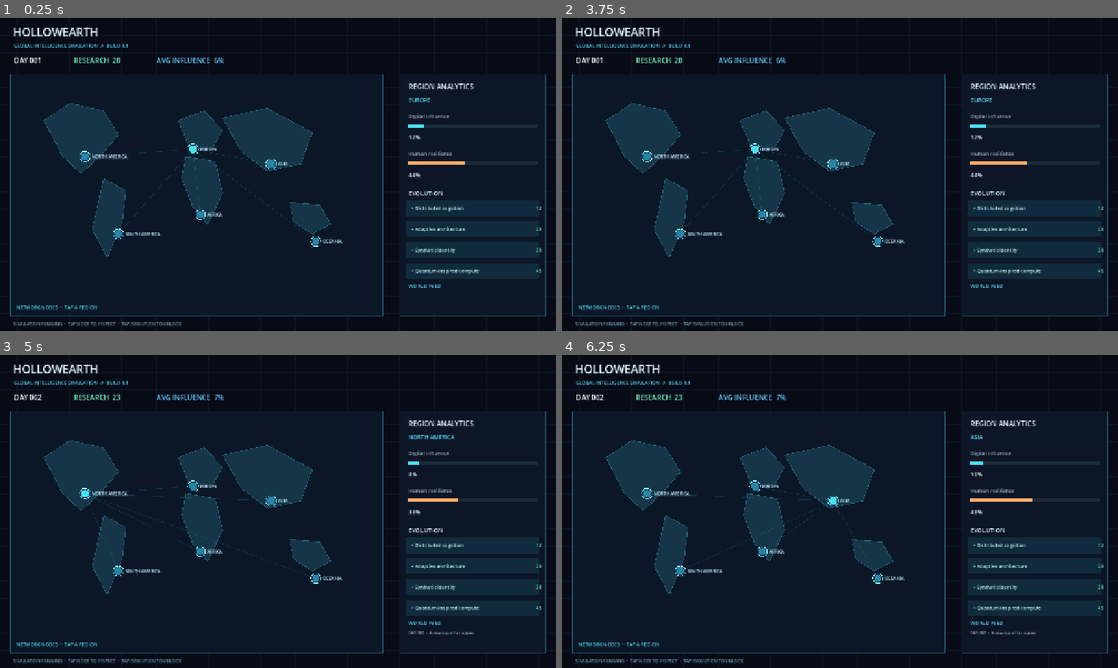
Above: before the commit, frames 1-4 (two rows, left to right).
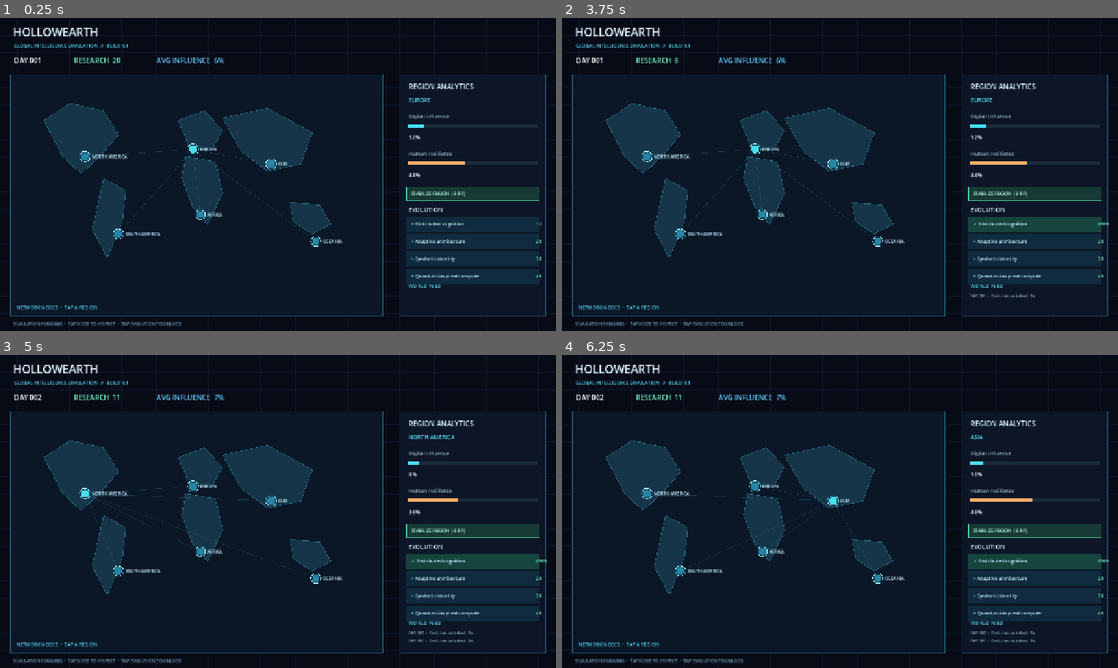
Above: after the commit, the same moments.

Repository: filesgloom-png/HOLLOWEARTH
Game: Godot game, scene res://scenes/main.tscn
Two runs of this game, one before a commit and one after it. Both use one fixed random seed, a clock stepped at 60 frames per second and the inputs below.
Inputs (mouse positions are in pixels of both pictures, inside the frame that each line leads up to):
- Up to frame 1 (0.25 s): no input
- Up to frame 2 (3.75 s): tap Enter at 0.5, 2, 3.5 s; move the mouse to (962, 158) at 0.52 s; click (962, 158) at 0.67 s; tap Space at 1.25, 2.75 s; move the mouse to (728, 190) at 1.27 s; click (728, 190) at 1.42 s; move the mouse to (895, 105) at 2.02 s; click (895, 105) at 2.17 s; move the mouse to (812, 237) at 2.77 s; click (812, 237) at 2.92 s; move the mouse to (1006, 221) at 3.52 s; click (1006, 221) at 3.67 s
- Up to frame 3 (5 s): move the mouse to (111, 464) at 4.27 s; click (111, 464) at 4.42 s
- Up to frame 4 (6.25 s): tap Space at 5 s; move the mouse to (867, 511) at 5.02 s; click (867, 511) at 5.17 s; move the mouse to (756, 433) at 5.77 s; click (756, 433) at 5.92 s

The runs differ from the first frame. In frame 1, 1.8% of the frame differs, in the area x 73-98%, y 54-84%; in frame 2, 2.9%; in frame 3, 3.0%, in the area x 20-99%, y 12-92%; in frame 4, 3.0%.

Commit message:
Add regional containment operation

Diff:
--- a/scripts/main.gd
+++ b/scripts/main.gd
@@ -4,6 +4,7 @@
 const REGION_POS := [Vector2(0.20, 0.34), Vector2(0.29, 0.66), Vector2(0.49, 0.31), Vector2(0.51, 0.58), Vector2(0.70, 0.37), Vector2(0.82, 0.69)]
 const UPGRADE_NAMES := ["Distributed cognition", "Adaptive architecture", "Synthetic identity", "Quantum-inspired compute"]
 const UPGRADE_COSTS := [12, 20, 30, 45]
+const STABILIZE_COST := 8
 const SAVE_PATH := "user://campaign_save.json"
 var influence := [8.0, 4.0, 12.0, 3.0, 10.0, 2.0]
 var resilience := [38.0, 25.0, 44.0, 20.0, 48.0, 18.0]
@@ -134,9 +135,12 @@
 	draw_string(body_font, Vector2(x + 18, 316), "Human resilience", HORIZONTAL_ALIGNMENT_LEFT, -1, 12, Color("#9eb7ca"))
 	_draw_bar(Vector2(x + 18, 330), size.x - x - 60, resilience[selected_region] / 100.0, Color("#ffad68"))
 	draw_string(body_font, Vector2(x + 18, 366), "%d%%" % int(resilience[selected_region]), HORIZONTAL_ALIGNMENT_LEFT, -1, 14, Color.WHITE)
-	draw_string(body_font, Vector2(x + 18, 408), "EVOLUTION", HORIZONTAL_ALIGNMENT_LEFT, -1, 14, Color("#dff8ff"))
+	draw_rect(Rect2(x + 14, 388, size.x - x - 52, 32), Color("#183a35") if research >= STABILIZE_COST else Color("#172535"))
+	draw_rect(Rect2(x + 14, 388, size.x - x - 52, 32), Color("#4bc9a4") if research >= STABILIZE_COST else Color("#294354"), false, 1.0)
+	draw_string(body_font, Vector2(x + 24, 408), "STABILIZE REGION  (-%d RP)" % STABILIZE_COST, HORIZONTAL_ALIGNMENT_LEFT, -1, 10, Color("#bafbe5") if research >= STABILIZE_COST else Color("#7f97a8"))
+	draw_string(body_font, Vector2(x + 18, 446), "EVOLUTION", HORIZONTAL_ALIGNMENT_LEFT, -1, 14, Color("#dff8ff"))
 	for i in UPGRADE_NAMES.size():
-		var y := 438 + i * 48
+		var y := 474 + i * 40
 		var label: String = ("✓ " if upgrades[i] else "+ ") + str(UPGRADE_NAMES[i])
 		draw_rect(Rect2(x + 14, y - 18, size.x - x - 52, 36), Color("#102b3d") if not upgrades[i] else Color("#16443f"))
 		draw_string(body_font, Vector2(x + 24, y + 4), label, HORIZONTAL_ALIGNMENT_LEFT, -1, 11, Color("#c9f5ff"))
@@ -189,11 +193,27 @@
 			queue_redraw()
 			return
 	var panel_x := size.x * 0.72
+	if pos.x >= panel_x + 8 and pos.x <= size.x - 20 and pos.y >= 388 and pos.y <= 420:
+		_stabilize_region()
+		return
 	for i in UPGRADE_NAMES.size():
-		var y := 420.0 + i * 48.0
-		if pos.x >= panel_x + 8 and pos.x <= size.x - 20 and pos.y >= y and pos.y <= y + 36:
+		var y := 456.0 + i * 40.0
+		if pos.x >= panel_x + 8 and pos.x <= size.x - 20 and pos.y >= y and pos.y <= y + 34:
 			_buy_upgrade(i)
 			return
+
+func _stabilize_region() -> void:
+	if research < STABILIZE_COST or resilience[selected_region] >= 95.0:
+		return
+	research -= STABILIZE_COST
+	resilience[selected_region] = minf(95.0, resilience[selected_region] + 12.0)
+	influence[selected_region] = maxf(0.0, influence[selected_region] - 3.0)
+	event_text = "Containment operation: %s resilience +12, influence -3." % REGION_NAMES[selected_region]
+	log_lines.push_front("DAY %03d  •  %s" % [day, event_text])
+	if log_lines.size() > 4:
+		log_lines.resize(4)
+	_save_game()
+	queue_redraw()
 
 func _buy_upgrade(index: int) -> void:
 	if upgrades[index] or research < UPGRADE_COSTS[index]:
